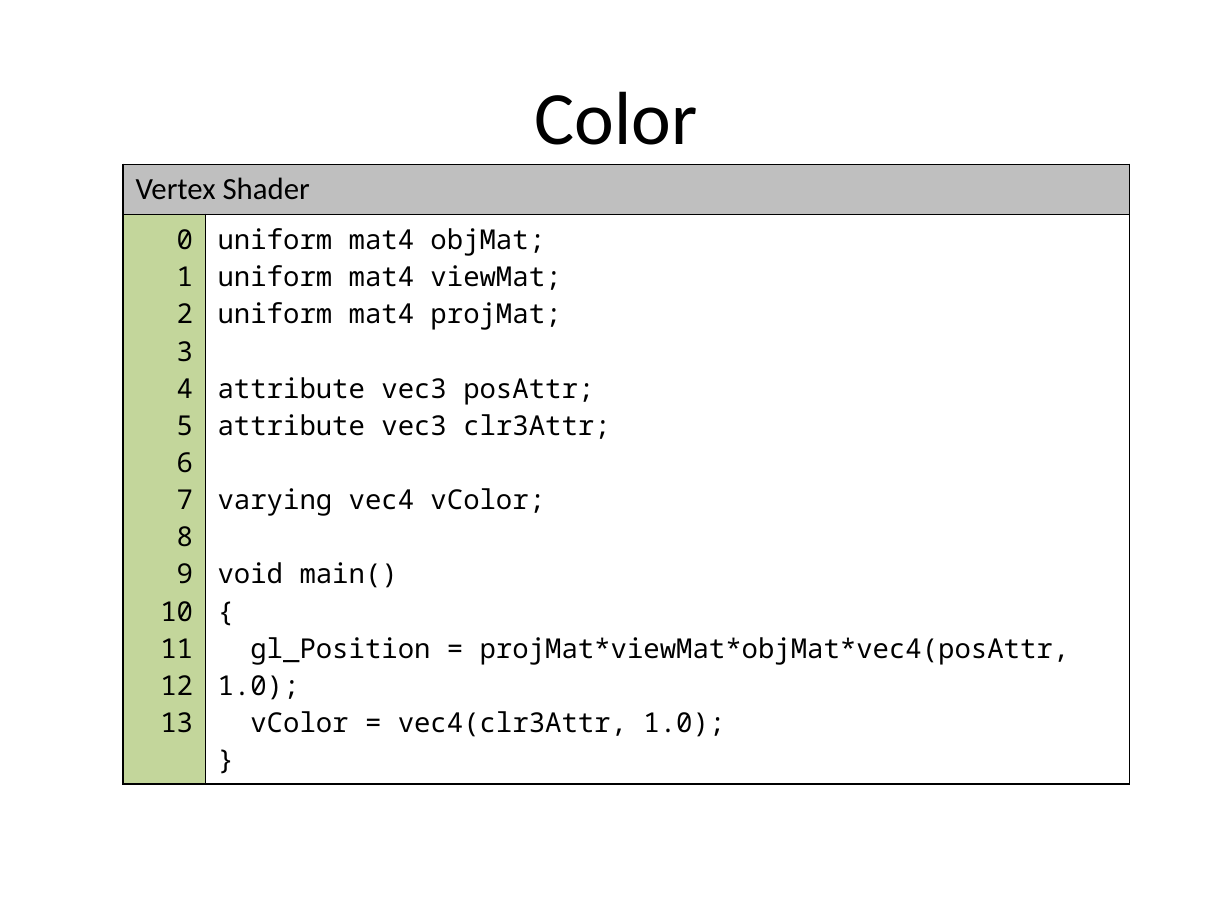
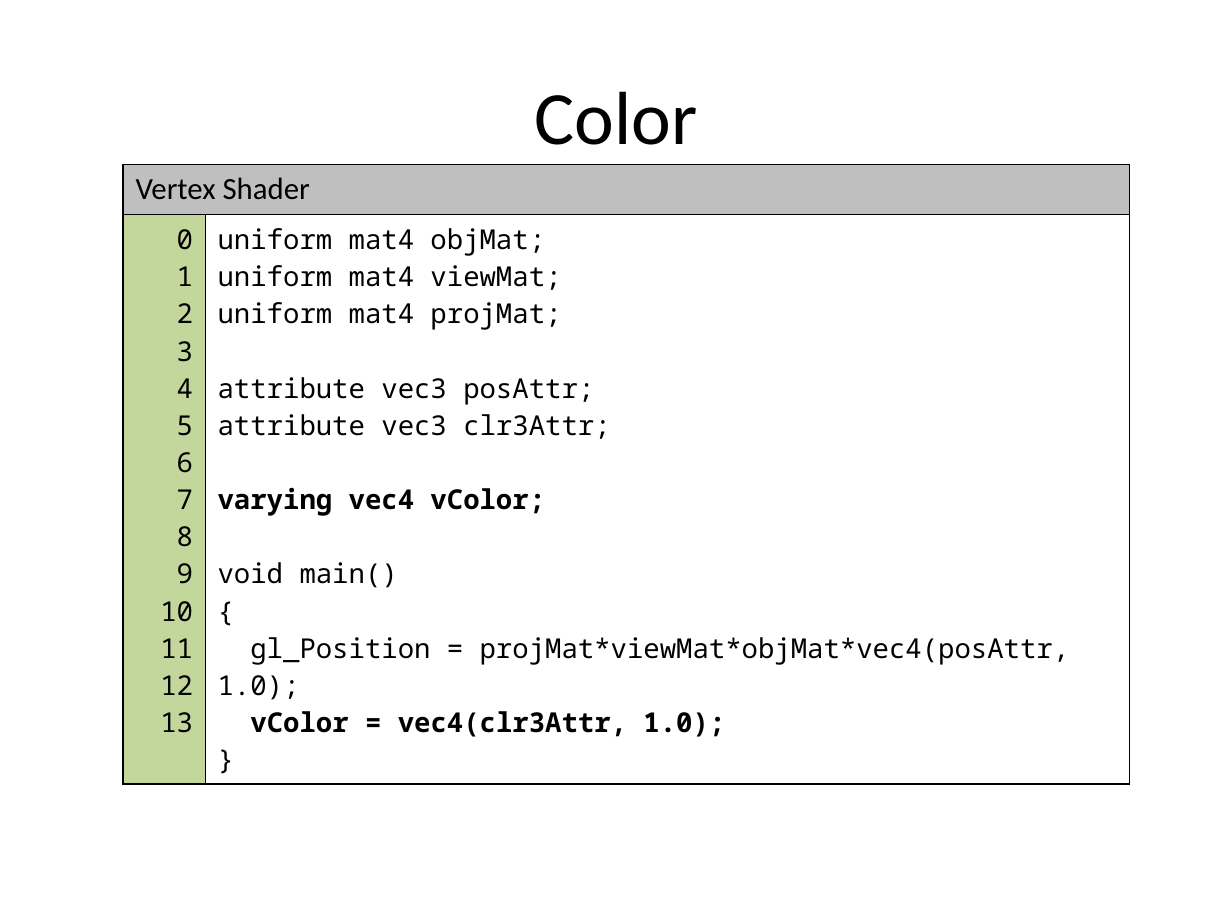
Before and after one commit to grantnelson-wf/webgl-fun, a slide deck: slide 4 of docs/Slides.pptx. Drawn at 1232x924 pixels with LibreOffice and Linux fonts; fonts in the diff are those of the drawing; background and template pictures are left out. Boxes give left, top, right and bottom in pixels: in the first picture for what was removed or moved away, otherwise in the second. Text is boxed around its words. In the diff, an @@ line names an element or a change of style, - is before the commit and + after.

```diff
--- a/docs/Slides.pptx
+++ b/docs/Slides.pptx
@@ table at <box>123,164,1130,741</box> @@
@@ bold on in "varying vec4 vColor;", "vColor = vec4(clr3Attr, 1.0);" @@
```
Also in this commit, not shown: 17 other slides changed, 12 slides added, 3 slides removed, 1 other file.
